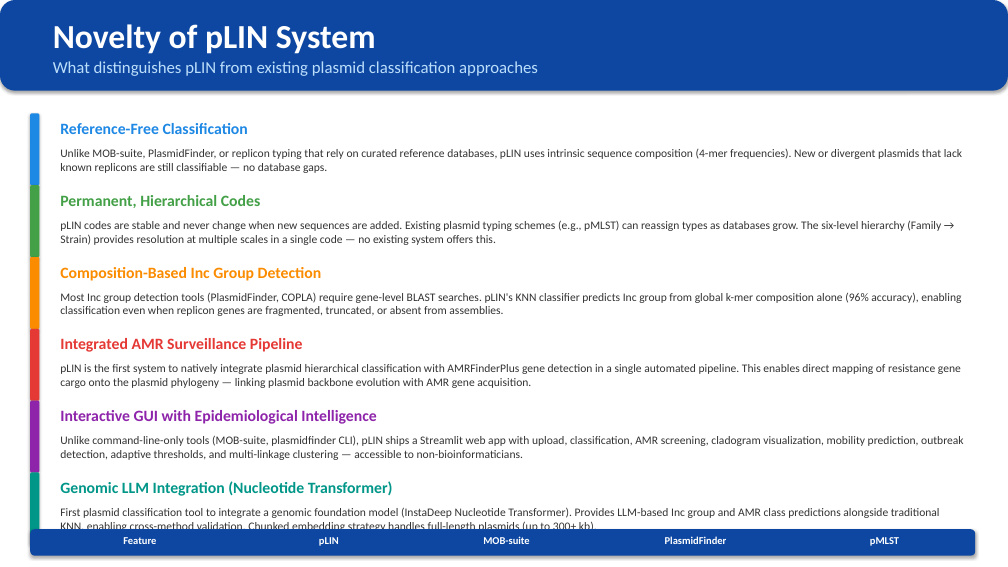
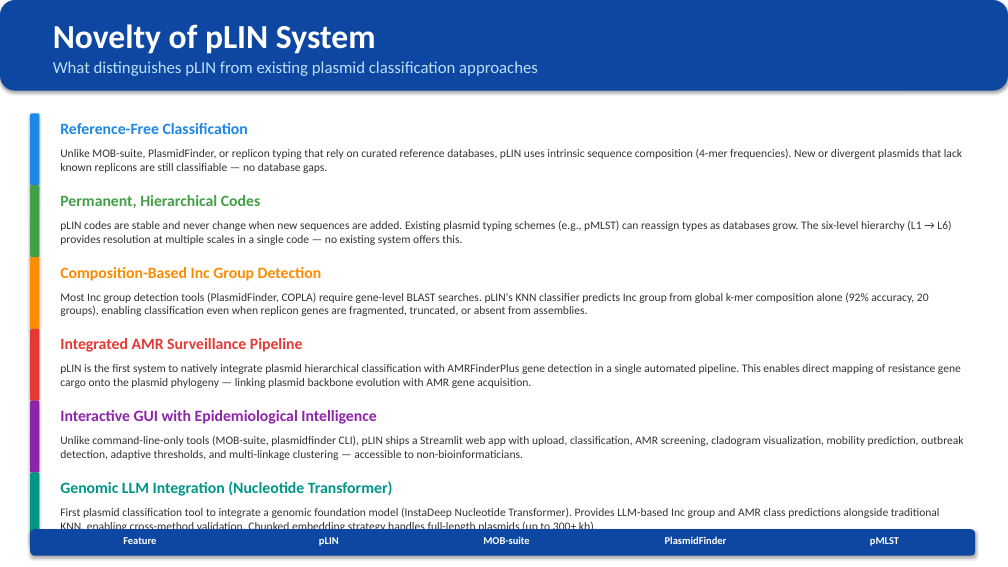
Before and after one commit to xavierbasilbritto-hub/pLIN-plasmid-classification, a slide deck: slide 14 of output/pLIN_Tool_Architecture.pptx (slide 12 before the commit). Drawn at 1008x567 pixels with LibreOffice and Linux fonts; fonts in the diff are those of the drawing. Boxes give left, top, right and bottom in pixels: in the first picture for what was removed or moved away, otherwise in the second. Text is boxed around its words. In the diff, an @@ line names an element or a change of style, - is before the commit and + after.

Commit message:
pLIN v2.1: Phase 1+2 upgrades, manuscript figures, cross-platform installers
- Add 7 Phase 1+2 features to plin_app.py: adaptive calibration, sequence
  length warning, metadata CSV upload, Mash ANI, FastANI, minimap2 SNP
  sub-typing, temporal outbreak clustering
- Expand Inc classifier to 20 groups (6,998 training samples, 92.2% accuracy)
- Add 5 manuscript figures (Figures 8-12): pipeline overview, classification
  system, method comparison, v2.1 upgrades, Inc training performance
- Update manuscript with expanded introduction, v2.1 methods/discussion,
  figure references, and GitHub links
- Add cross-platform install scripts (install_pLIN.sh, install_pLIN.bat)
- Rewrite README with comprehensive installation and usage guides
- Update PowerPoint to 21 slides with L1-L6 naming and new feature slides
- Add reference/ and sequences.fasta to .gitignore (too large for GitHub)

```diff
--- a/output/pLIN_Tool_Architecture.pptx
+++ b/output/pLIN_Tool_Architecture.pptx
@@ text at bbox=[60, 220, 951, 245]: text changed @@
-pLIN codes are stable and never change when new sequences are added. Existing plasmid typing schemes (e.g., pMLST) can reassign types as databases grow. The six-level hierarchy (Family → Strain) provides resolution at multiple scales in a single code — no existing system offers this.
+pLIN codes are stable and never change when new sequences are added. Existing plasmid typing schemes (e.g., pMLST) can reassign types as databases grow. The six-level hierarchy (L1 → L6) provides resolution at multiple scales in a single code — no existing system offers this.
@@ text at bbox=[60, 292, 929, 316]: text changed @@
-Most Inc group detection tools (PlasmidFinder, COPLA) require gene-level BLAST searches. pLIN's KNN classifier predicts Inc group from global k-mer composition alone (96% accuracy), enabling classification even when replicon genes are fragmented, truncated, or absent from assemblies.
+Most Inc group detection tools (PlasmidFinder, COPLA) require gene-level BLAST searches. pLIN's KNN classifier predicts Inc group from global k-mer composition alone (92% accuracy, 20 groups), enabling classification even when replicon genes are fragmented, truncated, or absent from assemblies.
```
Also in this commit, not shown: 12 other slides changed, 5 slides added, 29 other files.
